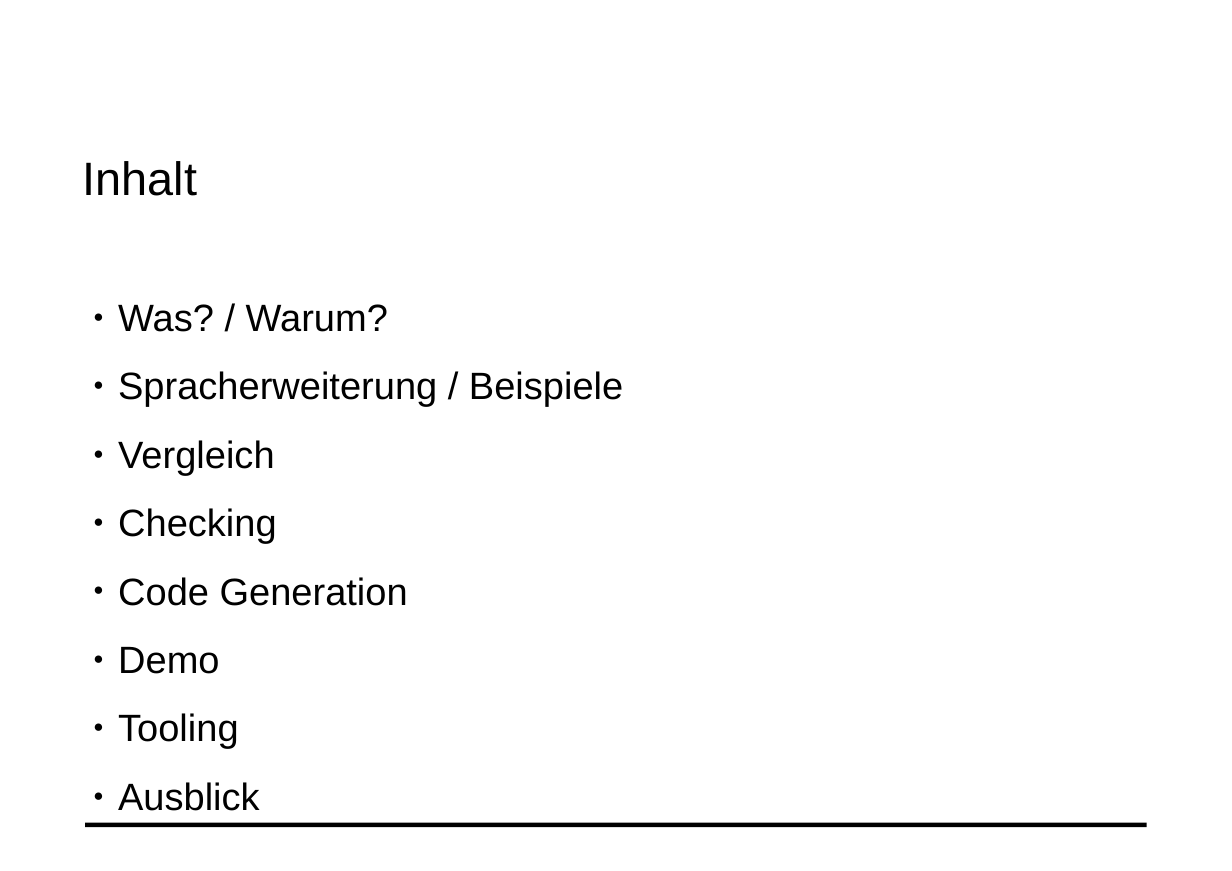
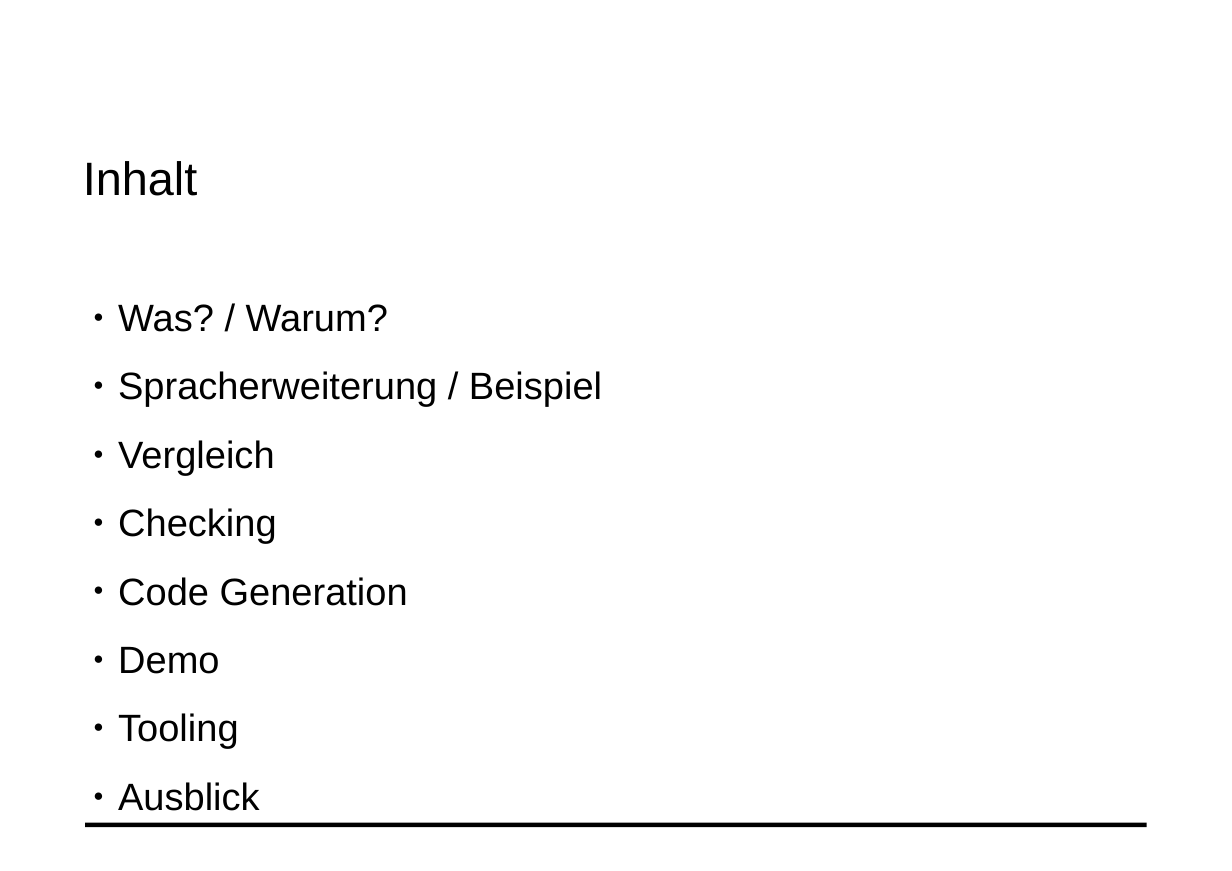
Before and after one commit to fluescher/iml-compiler, a slide deck: slide 2 of IML-Conditions.odp. Drawn at 1232x871 pixels with LibreOffice and Linux fonts; fonts in the diff are those of the drawing; background and template pictures are left out. Boxes give left, top, right and bottom in pixels: in the first picture for what was removed or moved away, otherwise in the second. Text is boxed around its words. In the diff, an @@ line names an element or a change of style, - is before the commit and + after.

```diff
--- a/IML-Conditions.odp
+++ b/IML-Conditions.odp
@@ text at (118, 371, 602, 406): text changed @@
-● Spracherweiterung / Beispiele
+● Spracherweiterung / Beispiel
```
Also in this commit, not shown: 2 other slides changed, 8 slides added, 1 other file.
